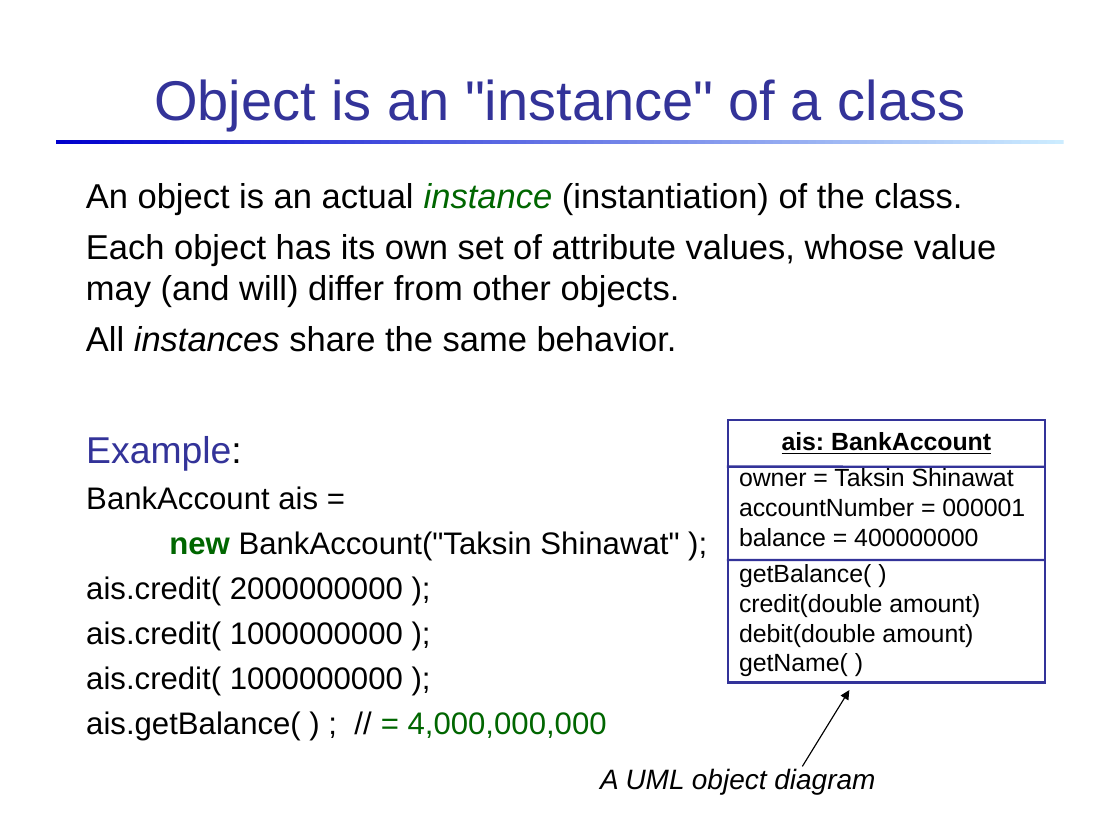
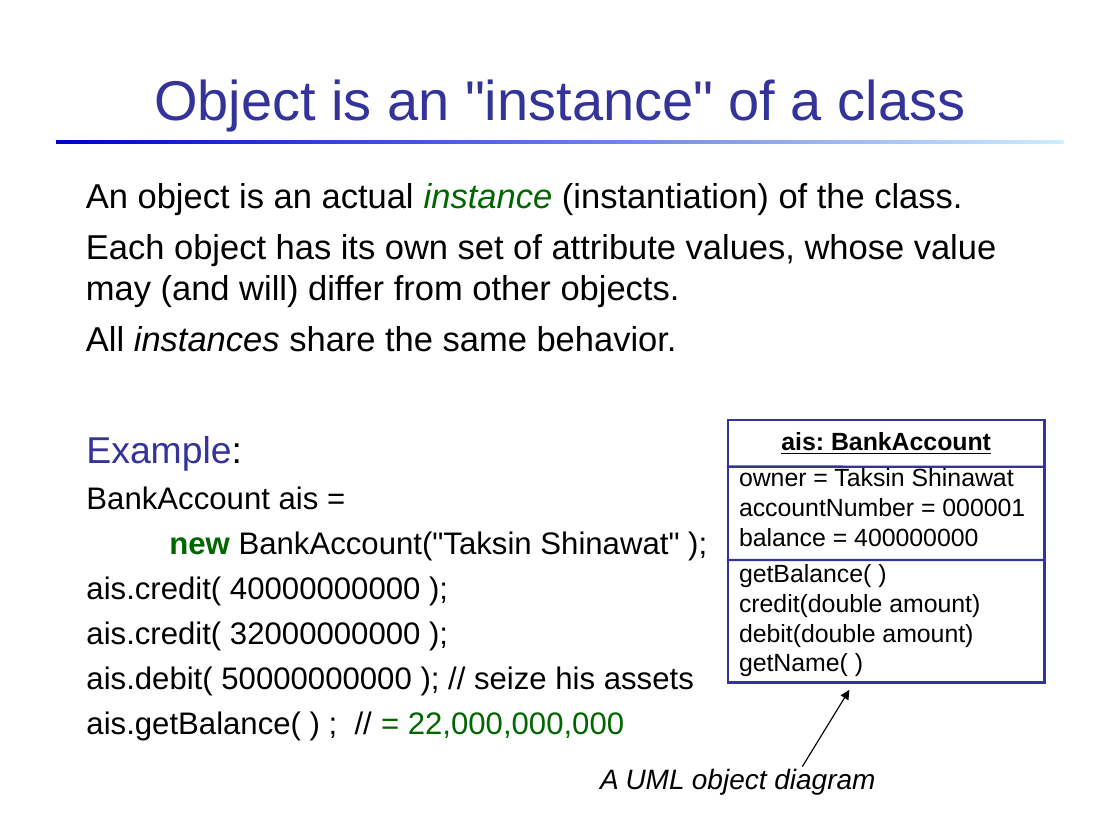
Before and after one commit to skeoop/skeoop.github.io, a slide deck: slide 12 of week1/3-Introduction-to-Objects.ppt. Drawn at 1120x840 pixels with LibreOffice and Linux fonts; fonts in the diff are those of the drawing. Boxes give left, top, right and bottom in pixels: in the first picture for what was removed or moved away, otherwise in the second. Text is boxed around its words. In the diff, an @@ line names an element or a change of style, - is before the commit and + after.

```diff
--- a/week1/3-Introduction-to-Objects.ppt
+++ b/week1/3-Introduction-to-Objects.ppt
@@ text at box(86, 576, 694, 741): text changed @@
-ais.credit( 2000000000 );
-ais.credit( 1000000000 );
-ais.credit( 1000000000 );
-ais.getBalance( ) ; // = 4,000,000,000
+ais.credit( 40000000000 );
+ais.credit( 32000000000 );
+ais.debit( 50000000000 ); // seize his assets
+ais.getBalance( ) ; // = 22,000,000,000
```
Also in this commit, not shown: 7 other slides changed, 3 other files.
